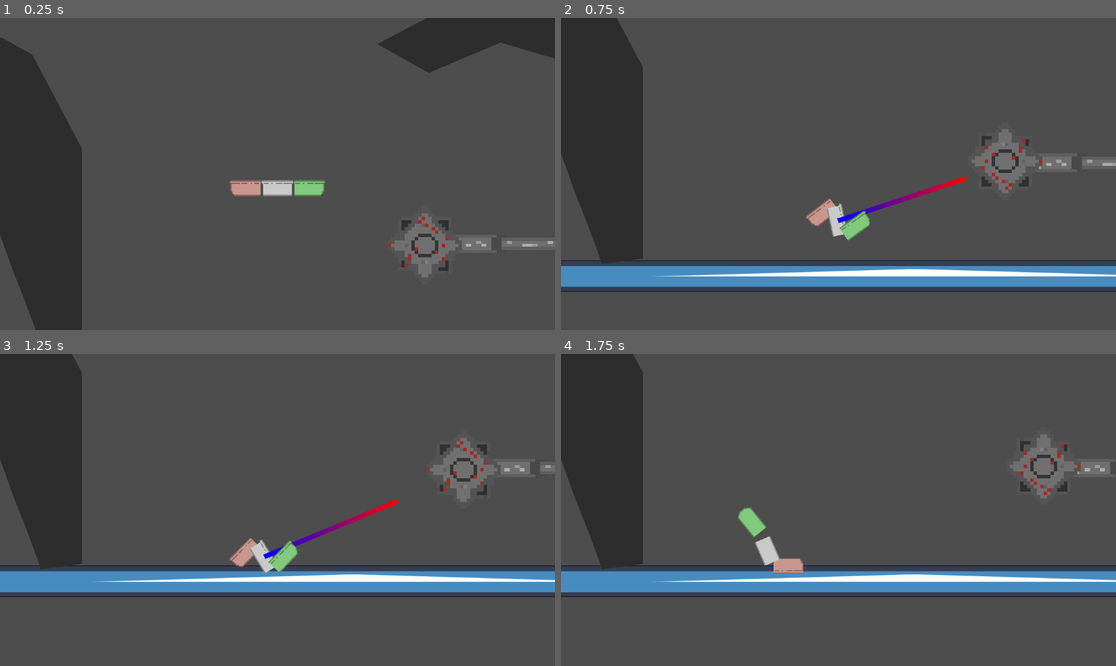
Above: before the commit, frames 1-4 (two rows, left to right).
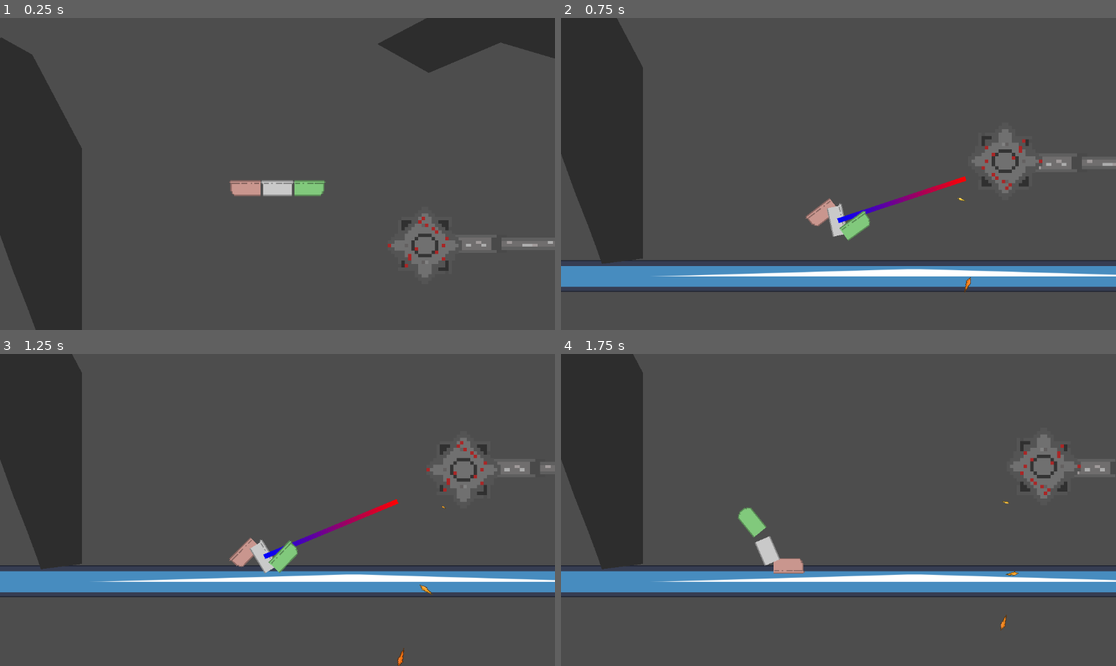
Above: after the commit, the same moments.

Repository: sudo-m3z1m/MarmaladeSurvivor
Game: Godot game, scene res://prefabs/test_scene.tscn
The game is run twice, just before and just after one commit, with the same random seed, the same clock (stepped at 60 frames per second) and the same inputs. The engine's default icon, where the game draws it, is replaced by a stand-in: a white triangle on a blue panel in a dark square. Sound files missing from this copy of the repository are replaced by a short silence.
Inputs (mouse positions are in pixels of both pictures, inside the frame that each line leads up to):
- Up to frame 1 (0.25 s): no input
- Up to frame 2 (0.75 s): move the mouse to (960, 158) at 0.52 s; press the mouse at (960, 158) at 0.53 s; hold D (Right) from 0.53 s (still down)
- Up to frame 3 (1.25 s): keep holding D (Right)
- Up to frame 4 (1.75 s): move the mouse to (727, 525) at 1.27 s; release D (Right) at 1.28 s; release the mouse at (727, 525) at 1.28 s; hold A (Left) from 1.28 s (still down); click (727, 525) at 1.35 s

Frame 1 is identical in both runs. In frame 2, less than 0.1% of the frame differs, in the area x 71-74%, y 57-88%; in frame 3, less than 0.1%, in the area x 71-81%, y 48-100%; in frame 4, less than 0.1%.

Commit message:
Added particles to saw.

Diff:
--- a/prefabs/saw.tscn
+++ b/prefabs/saw.tscn
@@ -1,11 +1,26 @@
-[gd_scene load_steps=14 format=3 uid="uid://bnf4i3v74a4h"]
+[gd_scene load_steps=18 format=3 uid="uid://bnf4i3v74a4h"]
 
 [ext_resource type="Script" path="res://prefabs/saw.gd" id="1_ylmnc"]
 [ext_resource type="Texture2D" uid="uid://dw11he1lh17b2" path="res://sprites/Piston.png" id="2_ehxdj"]
 [ext_resource type="Texture2D" uid="uid://ctjviq1h70qcn" path="res://sprites/saw.png" id="2_s03vp"]
+[ext_resource type="Texture2D" uid="uid://b8biloxou2eed" path="res://sprites/spark.png" id="3_tewl7"]
 [ext_resource type="AudioStream" uid="uid://cur355irtn1af" path="res://audio/circular_saw_one.wav" id="4_rssrk"]
 [ext_resource type="AudioStream" uid="uid://bem2as2feftvn" path="res://audio/circular_saw_two.wav" id="5_ukwls"]
 [ext_resource type="AudioStream" uid="uid://cd0q7coibw3o7" path="res://audio/circular_saw_three.wav" id="6_mi636"]
+
+[sub_resource type="Curve" id="Curve_j8wmm"]
+_data = [Vector2(0.0224719, 0.21978), 0.0, -0.0543348, 0, 0, Vector2(1, 1), 0.0, 0.0, 0, 0]
+point_count = 2
+
+[sub_resource type="Gradient" id="Gradient_es125"]
+offsets = PackedFloat32Array(0, 0.6, 1)
+colors = PackedColorArray(1, 1, 1, 1, 1, 1, 1, 1, 1, 0.412175, 0.137246, 1)
+
+[sub_resource type="Gradient" id="Gradient_qah2m"]
+colors = PackedColorArray(1, 1, 1, 1, 1, 0.700322, 0.539764, 1)
+
+[sub_resource type="CircleShape2D" id="CircleShape2D_ver6b"]
+radius = 60.0083
 
 [sub_resource type="AtlasTexture" id="AtlasTexture_im3lv"]
 atlas = ExtResource("2_ehxdj")
@@ -21,9 +36,6 @@
 "name": &"default",
 "speed": 2.0
 }]
-
-[sub_resource type="CircleShape2D" id="CircleShape2D_ver6b"]
-radius = 60.0083
 
 [sub_resource type="Animation" id="Animation_iyy13"]
 resource_name = "Attack"
@@ -127,6 +139,31 @@
 script = ExtResource("1_ylmnc")
 recoil_force_amount = 150000.0
 
+[node name="HitArea" type="Area2D" parent="."]
+
+[node name="Particles" type="CPUParticles2D" parent="HitArea"]
+texture_filter = 1
+scale = Vector2(1, 1)
+amount = 4
+explosiveness = 0.42
+randomness = 1.0
+texture = ExtResource("3_tewl7")
+emission_shape = 2
+emission_sphere_radius = 60.0
+initial_velocity_max = 15.0
+angular_velocity_min = 138.18
+angular_velocity_max = 720.0
+angle_min = 45.0
+angle_max = 135.0
+scale_amount_min = 1.8
+scale_amount_max = 1.9
+scale_amount_curve = SubResource("Curve_j8wmm")
+color_ramp = SubResource("Gradient_es125")
+color_initial_ramp = SubResource("Gradient_qah2m")
+
+[node name="CollisionShape2D" type="CollisionShape2D" parent="HitArea"]
+shape = SubResource("CircleShape2D_ver6b")
+
 [node name="AnimatedSprite2D" type="AnimatedSprite2D" parent="."]
 texture_filter = 1
 position = Vector2(0, -170)
@@ -139,11 +176,6 @@
 texture_filter = 1
 scale = Vector2(7, 7)
 texture = ExtResource("2_s03vp")
-
-[node name="HitArea" type="Area2D" parent="."]
-
-[node name="CollisionShape2D" type="CollisionShape2D" parent="HitArea"]
-shape = SubResource("CircleShape2D_ver6b")
 
 [node name="AnimationPlayer" type="AnimationPlayer" parent="."]
 libraries = {
@@ -158,7 +190,4 @@
 max_distance = 400.0
 bus = &"SFX"
 
-[node name="CPUParticles2D" type="CPUParticles2D" parent="."]
-emitting = false
-
 [connection signal="finished" from="AudioStreamPlayer" to="." method="_on_audio_stream_player_2d_finished"]
Binary file added: sprites/spark.png
Not shown, added: sprites/spark.png.import
